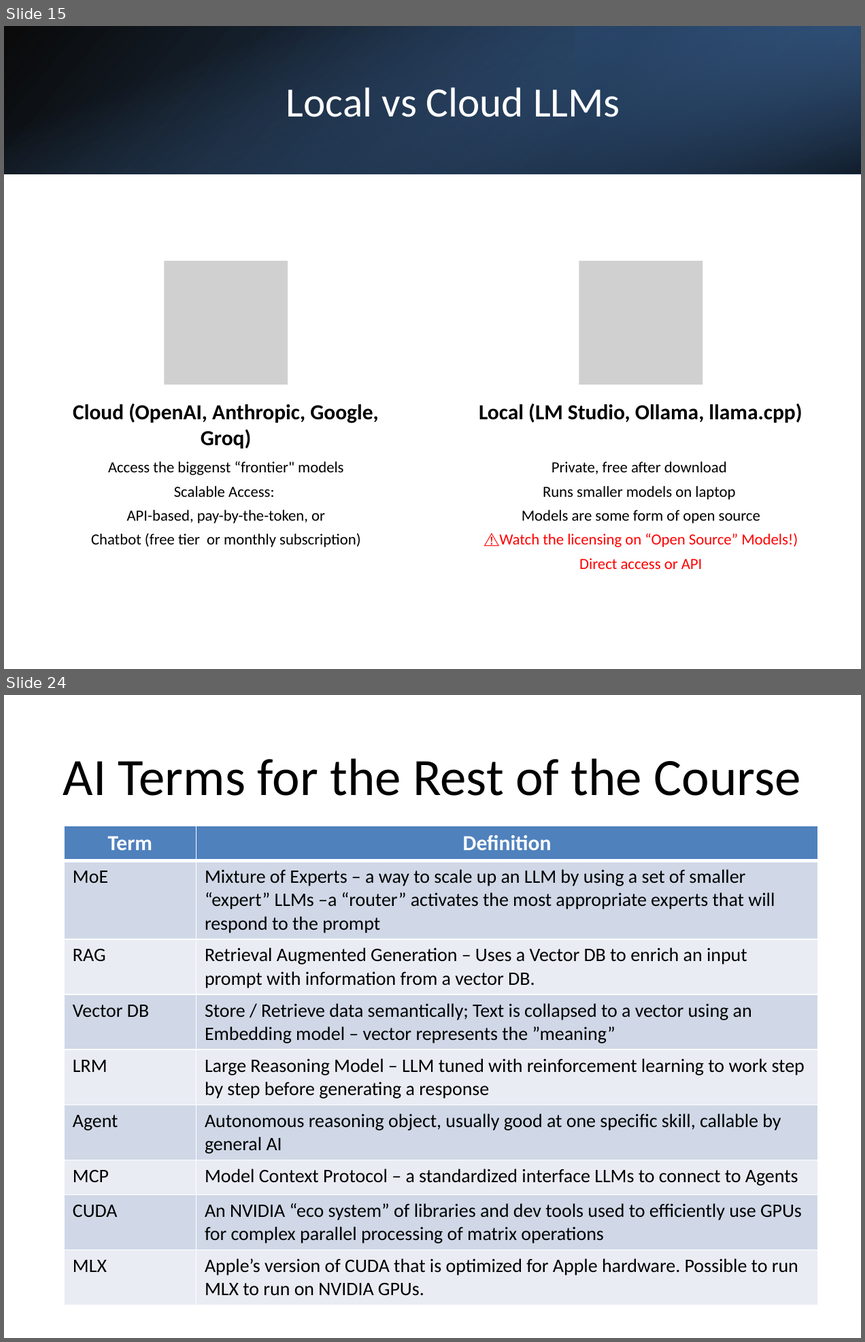
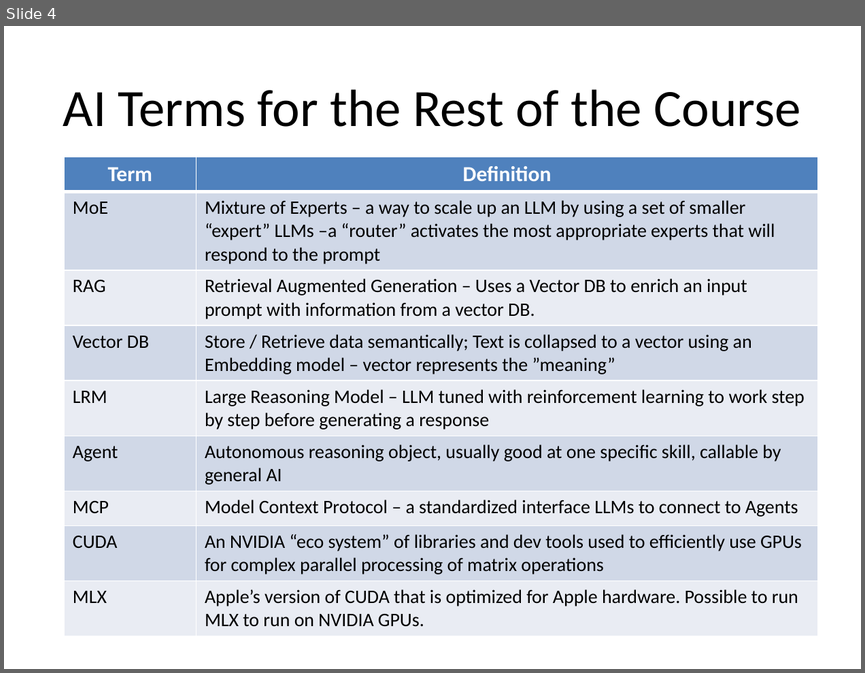
Before and after one commit to tniccum21/LLM_Class, a slide deck: Week02/Week02.pptx. Shown one above the other, each under a label of ours: slides 15 and 24 before the commit, slide 4 after it; the slides between them are not shown. The pictures are 865x1342 and 865x673 pixels, drawn with LibreOffice and Linux fonts; fonts in the diff are those of the drawing; grey boxes stand for pictures. Boxes give left, top, right and bottom in pixels: in the first picture for what was removed or moved away, otherwise in the second. Text is boxed around its words. In the diff, an @@ line names an element or a change of style, - is before the commit and + after.

Commit message:
Refactor Week02: Remove redundant files and update gitignore
- Update .gitignore to exclude Week03 and source files
- Remove old ticket triage implementation files
- Remove large dataset CSV (dataset-tickets-multi-lang3-4k.csv)
- Update Week02 PowerPoint presentation
- Keep cleaned dataset and notebook versions for reference

```diff
--- a/Week02/Week02.pptx
+++ b/Week02/Week02.pptx
@@ slide 15 removed at box(4, 26, 861, 669), background #FFFFFF @@
@@ rectangle removed at box(4, 26, 861, 174) @@
@@ rectangle removed at box(4, 26, 861, 174) @@
@@ rectangle removed at box(575, 26, 861, 174) @@
@@ title removed at box(286, 87, 620, 117) @@
-Local vs Cloud LLMs
@@ group removed at box(73, 261, 802, 569): 4 texts, 2 pictures @@
-Cloud (OpenAI, Anthropic, Google, Groq)
-Access the biggenst “frontier" models
-Scalable Access:
-API-based, pay-by-the-token, or
-Chatbot (free tier or monthly subscription)
-Local (LM Studio, Ollama, llama.cpp)
-Private, free after download
-Runs smaller models on laptop
-Models are some form of open source
-⚠️Watch the licensing on “Open Source” Models!)
-Direct access or API
@@ what was slide 24 is now slide 4 @@
```
Also in this commit, not shown: 3 slides changed, 14 slides added, 21 other slides removed, 5 other files.
